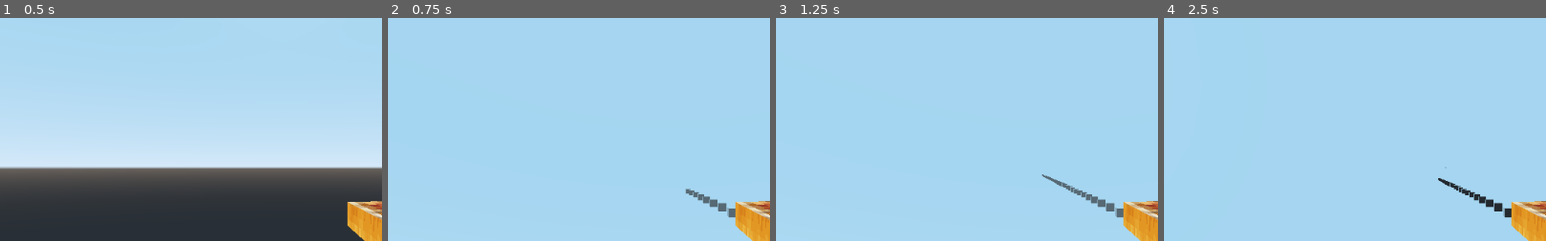
Above: before the commit, frames 1-4 (left to right).
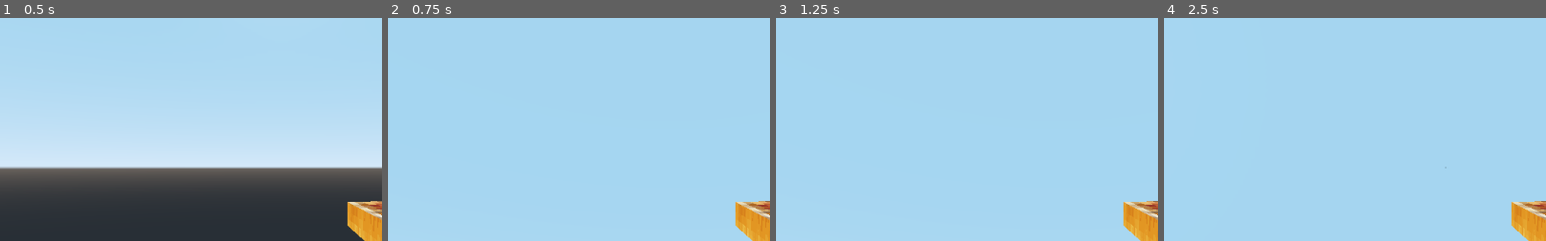
Above: after the commit, the same moments.

Repository: piotr-rudnik/spookt
Game: Godot game, scene res://scenes/main_scene.tscn
The game is run twice, just before and just after one commit, with the same random seed, the same clock (stepped at 60 frames per second) and the same inputs.
Inputs (mouse positions are % of the whole screen's width and height, from its top left):
- Up to frame 1 (0.5 s): no input
- Up to frame 2 (0.75 s): tap Enter at 0.5 s; move the mouse to (72, 45) at 0.52 s; press the mouse at (72, 45) at 0.53 s; hold D (ui_right) from 0.53 s (still down)
- Up to frame 3 (1.25 s): keep holding D (ui_right)
- Up to frame 4 (2.5 s): tap Space at 1.25 s; move the mouse to (30, 55) at 1.27 s; release D (ui_right) at 1.28 s; release the mouse at (30, 55) at 1.28 s; hold S (ui_down) 1.28-2.03 s; click (30, 55) at 1.35 s; move the mouse to (60, 28) at 2.02 s; press the mouse at (60, 28) at 2.03 s; hold D (ui_right) from 2.03 s (still down)
The pictures show only the part of the screen within x 13-63%, y 16-66%; the shares and areas given below are measured in that part.

Frame 1 is identical in both runs. In frame 2, 0.5% of the frame differs, in the area x 77-91%, y 76-90%; in frame 3, 0.6%, in the area x 69-91%, y 70-90%; in frame 4, 0.6%.

Commit message:
additional animations

Diff:
--- a/project.godot
+++ b/project.godot
@@ -79,11 +79,6 @@
 "events": [ Object(InputEventKey,"resource_local_to_scene":false,"resource_name":"","device":0,"alt":false,"shift":false,"control":false,"meta":false,"command":false,"pressed":false,"scancode":81,"unicode":0,"echo":false,"script":null)
  ]
 }
-ui_shoot={
-"deadzone": 0.5,
-"events": [ Object(InputEventMouseButton,"resource_local_to_scene":false,"resource_name":"","device":0,"alt":false,"shift":false,"control":false,"meta":false,"command":false,"button_mask":0,"position":Vector2( 0, 0 ),"global_position":Vector2( 0, 0 ),"factor":1.0,"button_index":1,"pressed":false,"doubleclick":false,"script":null)
- ]
-}
 
 [rendering]
 
Binary file changed: models/furry.glb
Not shown, changed: models/furry.glb.import
